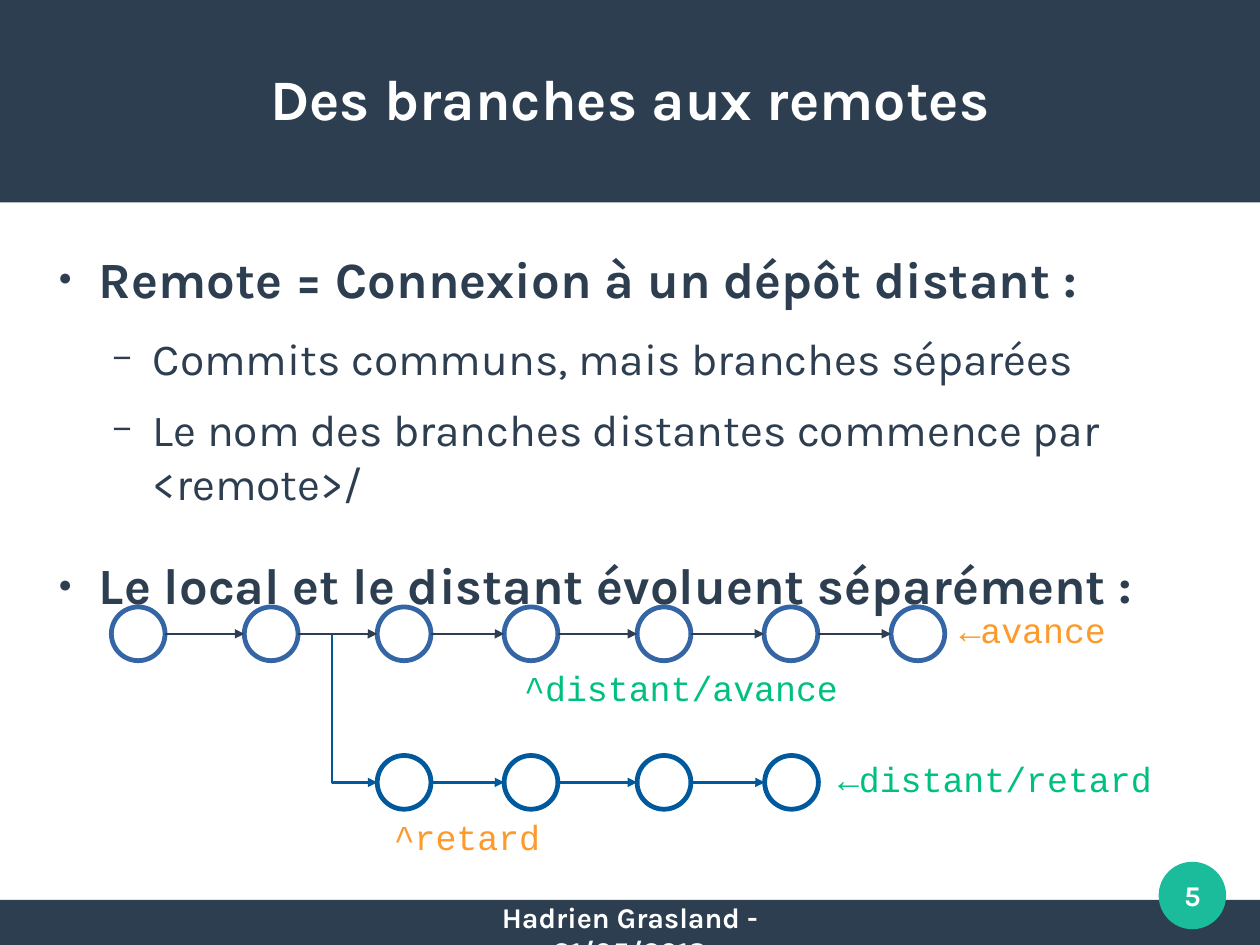
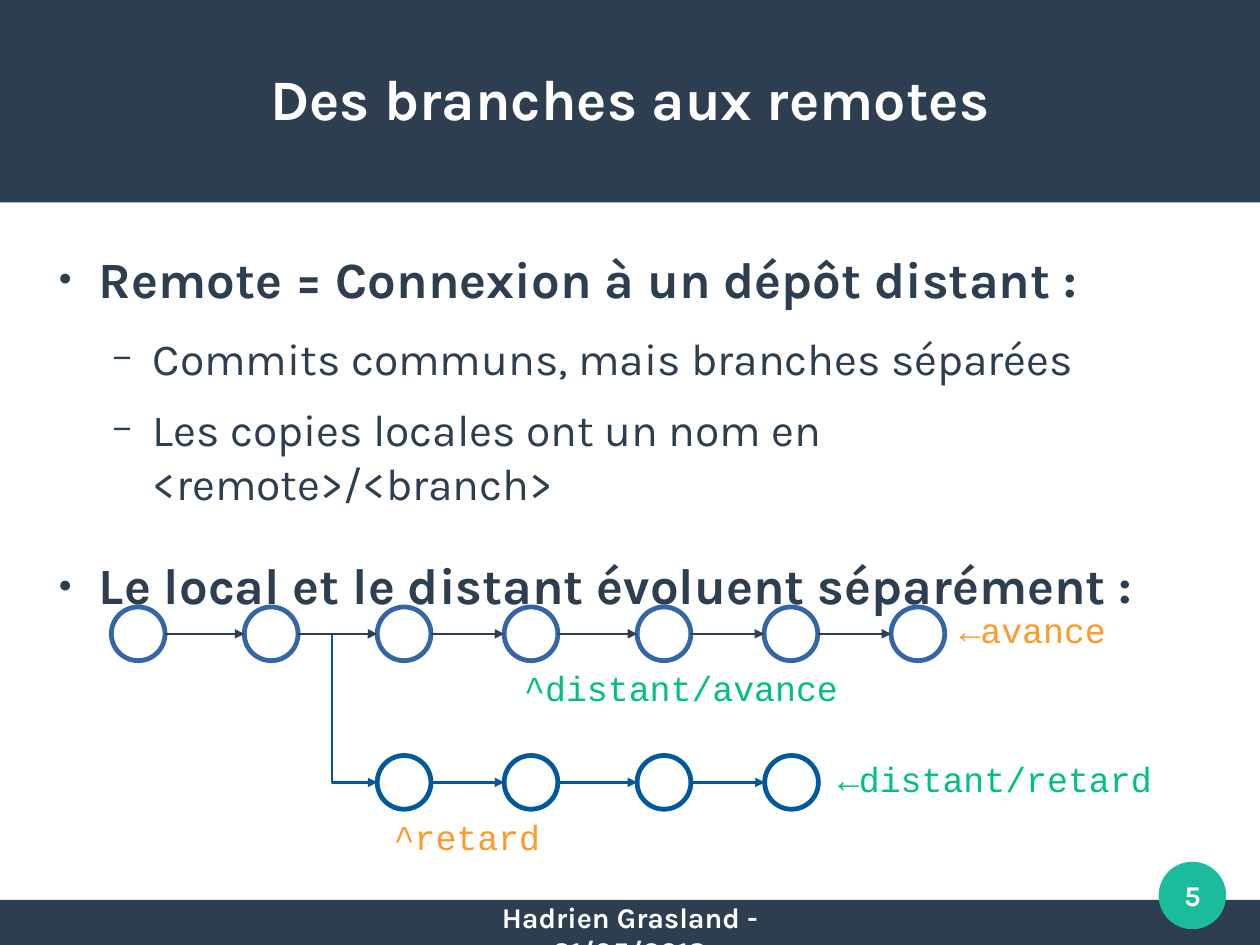
Before and after one commit to pushou/formation-git, a slide deck: slide 5 of PresRecap-J2.odp. Drawn at 1260x945 pixels with LibreOffice and Linux fonts; fonts in the diff are those of the drawing. Boxes give left, top, right and bottom in pixels: in the first picture for what was removed or moved away, otherwise in the second. Text is boxed around its words. In the diff, an @@ line names an element or a change of style, - is before the commit and + after.

```diff
--- a/PresRecap-J2.odp
+++ b/PresRecap-J2.odp
@@ text at box(153, 415, 822, 504): text changed @@
-  − Le nom des branches distantes commence par <remote>/
+  − Les copies locales ont un nom en <remote>/<branch>
```
Also in this commit, not shown: 2 other slides changed, 13 other files.
